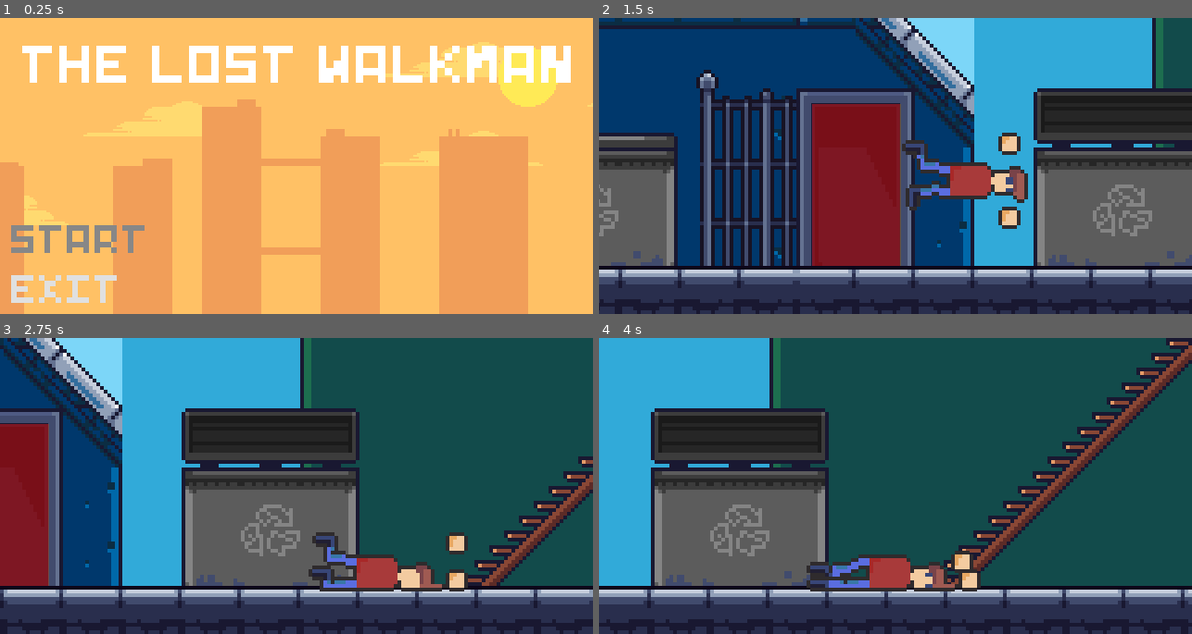
Above: before the commit, frames 1-4 (two rows, left to right).
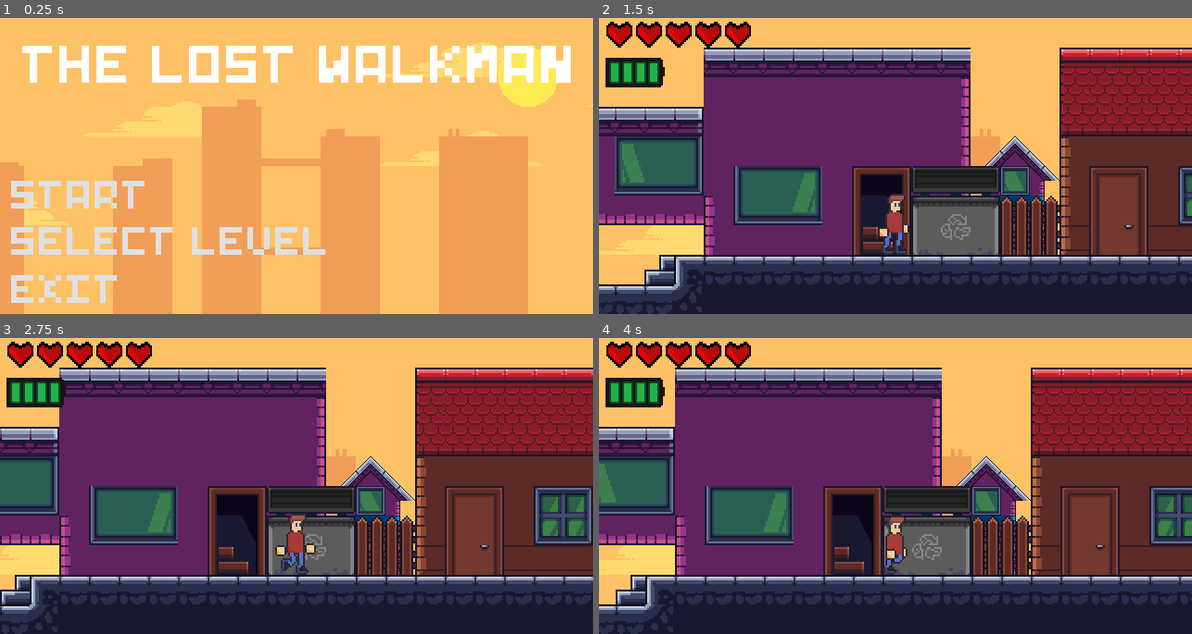
Above: after the commit, the same moments.

Repository: Glow-Project/LostTech
Game: Godot game, scene res://Menu/Menu.tscn
Two runs of this game, one before a commit and one after it. Both use one fixed random seed, a clock stepped at 60 frames per second and the inputs below. Sound files missing from this copy of the repository are replaced by a short silence.
Inputs (mouse positions are in pixels of both pictures, inside the frame that each line leads up to):
- Up to frame 1 (0.25 s): no input
- Up to frame 2 (1.5 s): click (770, 240) at 0.5 s, where only the run after the commit has a clickable "Select level"; click (676, 245) at 1.25 s, where only the run after the commit has a clickable "Level 2"
- Up to frame 3 (2.75 s): tap Enter (ui_accept) at 2, 2.27 s; hold Right (ui_right) from 2.03 s (still down); tap 1 (1) at 2.1 s
- Up to frame 4 (4 s): release Right (ui_right) at 2.78 s; hold Left (ui_left) 2.78-3.53 s; tap 1 (1) at 2.85, 3.6 s; tap Enter (ui_accept) at 3.02 s; hold Right (ui_right) from 3.53 s (still down)

The runs differ from the first frame. In frame 1, 3.5% of the frame differs, in the area x 1-55%, y 55-80%; in frame 2, 95%, in the area x 0-100%, y 0-100%; in frame 3, 94%; in frame 4, 95%.

Commit message:
Added Level Selector

Diff:
--- a/Autoload/LevelSwitch.gd
+++ b/Autoload/LevelSwitch.gd
@@ -1,11 +1,15 @@
 extends Node
 
-export var MAX_LEVEL = 2
-export var current_level_number = 1
-var current_level = "Level%d" % current_level_number
+export var MAX_LEVEL: int = 2
+export var current_level_number: int = 1
+var current_level: String = "Level%d" % current_level_number
 
 # Make the next level the current level if there is one
 func update_to_next_level():
 	if (current_level_number != MAX_LEVEL):
 		current_level_number += 1
 		current_level = "Level%d" % current_level_number
+
+func set_current_level(num: int):
+	current_level_number = num
+	current_level = "Level%d" % current_level_number
--- a/Menu/Menu.gd
+++ b/Menu/Menu.gd
@@ -1,17 +1,17 @@
 extends Control
 
 func _ready():
-	$AudioStreamPlayer.play()
+	$Background/AudioStreamPlayer.play()
 	$Background/AnimationPlayer.play("Move_City")
 	Global.is_paused = false
 
 func _process(_delta):
-	if (!$AudioStreamPlayer.playing):
-		$AudioStreamPlayer.play()
+	if (!$Background/AudioStreamPlayer.playing):
+		$Background/AudioStreamPlayer.play()
 	if (!$Background/AnimationPlayer.is_playing()):
 		$Background/AnimationPlayer.play("Move_City")
-	if (!$AnimationPlayer.is_playing()):
-		$AnimationPlayer.play("idle")
+	if (!$Background/AudioStreamPlayer.is_playing()):
+		$Background/AnimationPlayer.play("idle")
 	if (Input.is_action_just_pressed("ui_accept")):
 		_on_Start_pressed()
 
@@ -21,3 +21,8 @@
 
 func _on_Exit_pressed():
 	get_tree().quit()
+
+
+func _on_Select_Level_pressed():
+	$MainMenu.visible = false
+	$LevelSelector.visible = true
--- a/Menu/Menu.tscn
+++ b/Menu/Menu.tscn
@@ -1,33 +1,16 @@
-[gd_scene load_steps=11 format=2]
+[gd_scene load_steps=12 format=2]
 
 [ext_resource path="res://Font/Magero.ttf" type="DynamicFontData" id=1]
 [ext_resource path="res://Design/Background/mp_cs_background.png" type="Texture" id=2]
 [ext_resource path="res://Menu/Menu.gd" type="Script" id=3]
 [ext_resource path="res://Menu/pulse_2_intro_loop.wav" type="AudioStream" id=4]
 [ext_resource path="res://pour_entertainment.png" type="Texture" id=5]
+[ext_resource path="res://Menu/Sub/LevelSelector/LevelSelector.tscn" type="PackedScene" id=6]
+
+[sub_resource type="DynamicFont" id=3]
+font_data = ExtResource( 1 )
 
 [sub_resource type="DynamicFont" id=1]
-font_data = ExtResource( 1 )
-
-[sub_resource type="Animation" id=2]
-resource_name = "idle"
-length = 0.469
-loop = true
-step = 0.01
-tracks/0/type = "value"
-tracks/0/path = NodePath("Start:modulate")
-tracks/0/interp = 1
-tracks/0/loop_wrap = true
-tracks/0/imported = false
-tracks/0/enabled = true
-tracks/0/keys = {
-"times": PoolRealArray( 0, 0.23, 0.44 ),
-"transitions": PoolRealArray( 1, 1, 1 ),
-"update": 0,
-"values": [ Color( 1, 1, 1, 1 ), Color( 0.596078, 0.596078, 0.596078, 1 ), Color( 1, 1, 1, 1 ) ]
-}
-
-[sub_resource type="DynamicFont" id=3]
 font_data = ExtResource( 1 )
 
 [sub_resource type="TileSet" id=4]
@@ -160,6 +143,24 @@
 "values": [ Vector2( 0, 0 ), Vector2( -350, 0 ), Vector2( 90, 0 ) ]
 }
 
+[sub_resource type="Animation" id=2]
+resource_name = "idle"
+length = 0.469
+loop = true
+step = 0.01
+tracks/0/type = "value"
+tracks/0/path = NodePath("Main Menu/Start:modulate")
+tracks/0/interp = 1
+tracks/0/loop_wrap = true
+tracks/0/imported = false
+tracks/0/enabled = true
+tracks/0/keys = {
+"times": PoolRealArray( 0, 0.23, 0.44 ),
+"transitions": PoolRealArray( 1, 1, 1 ),
+"update": 0,
+"values": [ Color( 1, 1, 1, 1 ), Color( 0.596078, 0.596078, 0.596078, 1 ), Color( 1, 1, 1, 1 ) ]
+}
+
 [node name="Menu" type="Control"]
 anchor_right = 1.0
 anchor_bottom = 1.0
@@ -170,35 +171,17 @@
 "_edit_use_anchors_": false
 }
 
-[node name="Title" type="Label" parent="."]
-margin_left = 12.2341
-margin_top = 12.7384
-margin_right = 162.235
-margin_bottom = 26.7383
-rect_scale = Vector2( 2, 2 )
-custom_fonts/font = SubResource( 1 )
-text = "The lost Walkman"
-__meta__ = {
-"_edit_use_anchors_": false
-}
-
-[node name="AnimationPlayer" type="AnimationPlayer" parent="."]
-anims/idle = SubResource( 2 )
-
-[node name="Start" type="MenuButton" parent="."]
-margin_left = -2.9572
-margin_top = 105.964
-margin_right = 59.0428
-margin_bottom = 122.964
-rect_scale = Vector2( 1.5, 1.5 )
-custom_fonts/font = SubResource( 3 )
-text = "Start"
-switch_on_hover = true
-__meta__ = {
-"_edit_use_anchors_": false
-}
-
-[node name="Exit" type="MenuButton" parent="."]
+[node name="LevelSelector" parent="." instance=ExtResource( 6 )]
+visible = false
+
+[node name="MainMenu" type="Control" parent="."]
+margin_right = 40.0
+margin_bottom = 40.0
+__meta__ = {
+"_edit_use_anchors_": false
+}
+
+[node name="Exit" type="MenuButton" parent="MainMenu"]
 margin_left = -3.35273
 margin_top = 132.915
 margin_right = 48.6473
@@ -212,10 +195,44 @@
 "_edit_use_anchors_": false
 }
 
-[node name="AudioStreamPlayer" type="AudioStreamPlayer" parent="."]
-stream = ExtResource( 4 )
-volume_db = -7.573
-autoplay = true
+[node name="Select Level" type="MenuButton" parent="MainMenu"]
+margin_left = -3.36894
+margin_top = 107.049
+margin_right = 123.631
+margin_bottom = 124.049
+rect_scale = Vector2( 1.5, 1.5 )
+focus_mode = 2
+custom_fonts/font = SubResource( 3 )
+text = "Select level"
+switch_on_hover = true
+__meta__ = {
+"_edit_use_anchors_": false
+}
+
+[node name="Start" type="MenuButton" parent="MainMenu"]
+margin_left = -3.12009
+margin_top = 81.6919
+margin_right = 58.8799
+margin_bottom = 98.6919
+rect_scale = Vector2( 1.5, 1.5 )
+custom_fonts/font = SubResource( 3 )
+text = "Start"
+switch_on_hover = true
+__meta__ = {
+"_edit_use_anchors_": false
+}
+
+[node name="Title" type="Label" parent="MainMenu"]
+margin_left = 12.2341
+margin_top = 12.7384
+margin_right = 162.235
+margin_bottom = 26.7383
+rect_scale = Vector2( 2, 2 )
+custom_fonts/font = SubResource( 1 )
+text = "The lost Walkman"
+__meta__ = {
+"_edit_use_anchors_": false
+}
 
 [node name="Background" type="Node2D" parent="."]
 z_index = -1
@@ -244,6 +261,15 @@
 scale = Vector2( 0.43757, 0.386986 )
 texture = ExtResource( 5 )
 
-[connection signal="pressed" from="Start" to="." method="_on_Start_pressed"]
-[connection signal="pressed" from="Exit" to="." method="_on_Exit_pressed"]
-[connection signal="pressed" from="Exit" to="." method="_on_Start_pressed"]
+[node name="AudioStreamPlayer" type="AudioStreamPlayer" parent="Background"]
+stream = ExtResource( 4 )
+volume_db = -7.573
+autoplay = true
+
+[node name="AnimationPlayer2" type="AnimationPlayer" parent="Background"]
+anims/idle = SubResource( 2 )
+
+[connection signal="pressed" from="MainMenu/Exit" to="." method="_on_Exit_pressed"]
+[connection signal="pressed" from="MainMenu/Exit" to="." method="_on_Start_pressed"]
+[connection signal="pressed" from="MainMenu/Select Level" to="." method="_on_Select_Level_pressed"]
+[connection signal="pressed" from="MainMenu/Start" to="." method="_on_Start_pressed"]
--- /dev/null
+++ b/Menu/Sub/LevelSelector/LevelSelector.gd
@@ -0,0 +1,16 @@
+extends Control
+
+func _on_Level1_pressed():
+	set_and_load(1)
+
+
+func _on_Level2_pressed():
+	set_and_load(2)
+
+func _on_Back_pressed():
+	visible = false
+	get_parent().get_node("MainMenu").visible = true
+
+func set_and_load(num):
+	LevelSwitch.set_current_level(num)
+	get_tree().change_scene("res://Levels/%s/%s.tscn" % [LevelSwitch.current_level, LevelSwitch.current_level])
--- /dev/null
+++ b/Menu/Sub/LevelSelector/LevelSelector.tscn
@@ -0,0 +1,58 @@
+[gd_scene load_steps=6 format=2]
+
+[ext_resource path="res://Font/Magero.ttf" type="DynamicFontData" id=1]
+[ext_resource path="res://Menu/Sub/LevelSelector/LevelSelector.gd" type="Script" id=2]
+
+[sub_resource type="DynamicFont" id=1]
+font_data = ExtResource( 1 )
+
+[sub_resource type="DynamicFont" id=2]
+font_data = ExtResource( 1 )
+
+[sub_resource type="DynamicFont" id=3]
+font_data = ExtResource( 1 )
+
+[node name="LevelSelector" type="Control"]
+anchor_right = 1.0
+anchor_bottom = 1.0
+script = ExtResource( 2 )
+__meta__ = {
+"_edit_use_anchors_": false
+}
+
+[node name="Level1" type="MenuButton" parent="."]
+margin_left = 2.08112
+margin_top = 95.1366
+margin_right = 79.0811
+margin_bottom = 115.137
+custom_fonts/font = SubResource( 1 )
+text = "Level 1"
+__meta__ = {
+"_edit_use_anchors_": false
+}
+
+[node name="Level2" type="MenuButton" parent="."]
+margin_left = 1.78381
+margin_top = 112.975
+margin_right = 78.7838
+margin_bottom = 132.975
+custom_fonts/font = SubResource( 2 )
+text = "Level 2"
+__meta__ = {
+"_edit_use_anchors_": false
+}
+
+[node name="Back" type="MenuButton" parent="."]
+margin_left = 2.37842
+margin_top = 135.272
+margin_right = 54.3784
+margin_bottom = 155.272
+custom_fonts/font = SubResource( 3 )
+text = "Back"
+__meta__ = {
+"_edit_use_anchors_": false
+}
+
+[connection signal="pressed" from="Level1" to="." method="_on_Level1_pressed"]
+[connection signal="pressed" from="Level2" to="." method="_on_Level2_pressed"]
+[connection signal="pressed" from="Back" to="." method="_on_Back_pressed"]
